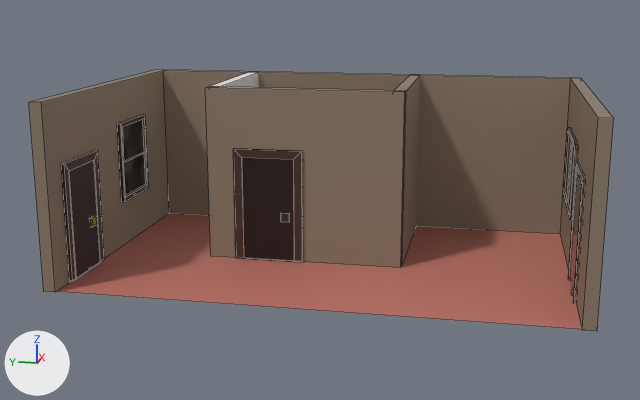
Two versions of the Blender file Assets/21 World Building/Buildings/Interiors/Room Models/interior_house_larry.blend, one commit apart.
Camera for both pictures: a camera (50 mm lens) standing at (-14.71, -2.68, 4.75) and looking at (-0.09, 0.24, 1.09). Arrows for +X, +Y and +Z are at lower left; the lights stay in place. Mesh edges are drawn as thin lines.

The first picture shows 'Back Wall', 'Back Wall.001', 'Door Interactable.002', 'Door Non Interactable.001', 'Floor', 'Garden Door Non Interactable.006', 'Left Wall', 'Left Wall.001', 'Left Wall.002', 'Right Wall', 'Window Large.006', 'Window.014'.
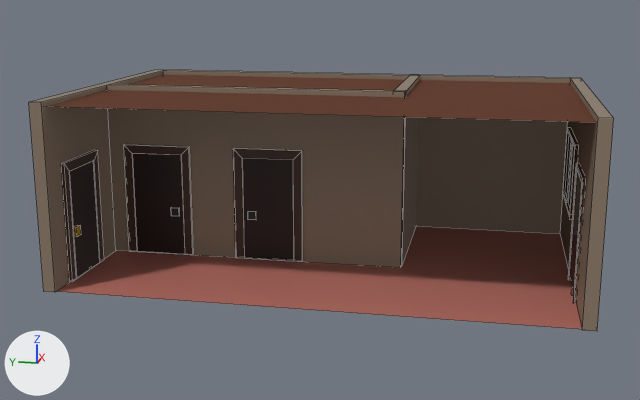
Changed parts and their boxes [x1, y1, x2, y2] in the pictures (640 x 400 px; the box of a moved part takes in the faces that stretch with it):
'Back Wall.001', mesh rescaled (49% wider): before [205, 86, 406, 268]; after [107, 84, 406, 268]
'Floor.001', added (brown): after [46, 75, 596, 122]
'Door Non Interactable.002', shown: after [124, 144, 194, 255]
'Window.014', deleted: before [117, 115, 149, 202]
    faces in mat_window (black #151a1d): [122, 120, 145, 195]
    faces in mat_window_frame (brown #422a1f): [117, 115, 149, 202]
'Left Wall.001', deleted: before [209, 72, 259, 88]
part 1 of me_cube_096, moved or reshaped: before [205, 86, 406, 268]; after [107, 84, 405, 268]

Edits to the bpy script that builds the scene:
```text
Add mat_ceiling:
    mat_ceiling = principled_material('Ceiling')
    mat_ceiling.base_color = (0.107, 0.0224, 0.00136)  # brown #5c2904
    mat_ceiling.roughness = 1.0
Change me_cube_096:
    where me_cube_096.from_pydata(...)  # 8 vertices, 6 faces; spans x -0.1..0.1, y -1.2..2.2, z -1.5..1.5
    used by ob_back_wall_001; location = (-0.14, 0.0, 1.5)
    me_cube_096 part 1: the whole mesh is scaled about its middle by (1, 1.53, 1), then moved by (0.0, 0.9, 0.0)
Add me_plane_002:
    me_plane_002.from_pydata([(-2.4, -4.05, 0.0), (2.5, -4.05, 0.0), (-2.4, 4.05, 0.0), (2.5, 4.05, 0.0)], [], [(0, 1, 3, 2)])
    me_plane_002.materials.append(mat_ceiling)  # brown #5c2904
Change ob_door_non_interactable_002:
    ob_door_non_interactable_002.location: (-1.13, 3.08, 0.12) -> (-0.32, 3.12, 0.02)
    ob_door_non_interactable_002.rotation_euler: (0.0, 0.0, 1.571) -> (0.0, 0.0, 3.142)  # degrees (0, 0, 90) -> degrees (0, 0, 180)
    remove ob_door_non_interactable_002.hide_set(True)  # its collection is switched off
Remove ob_window_014:
    ob_window_014 = bpy.data.objects.new('Window.014', me_cube_090)
    ob_window_014.location = (0.68, 3.95, 1.55)
    ob_window_014.rotation_euler = (0.0, 0.0, 3.142)  # degrees (0, 0, 180)
    ob_window_014.scale = (0.8, 0.8, 0.8)
Remove ob_left_wall_001:
    ob_left_wall_001 = bpy.data.objects.new('Left Wall.001', me_cube_094)
    ob_left_wall_001.location = (-0.04, 2.1, 1.5)
    ob_left_wall_001.rotation_euler = (0.0, 0.0, 1.571)  # degrees (0, 0, 90)
Add ob_floor_001:
    ob_floor_001 = bpy.data.objects.new('Floor.001', me_plane_002)
    ob_floor_001.location = (0.0, 0.0, 2.92)
    ob_floor_001.rotation_euler = (3.142, 0.0, 0.0)  # degrees (180, 0, 0)
```
